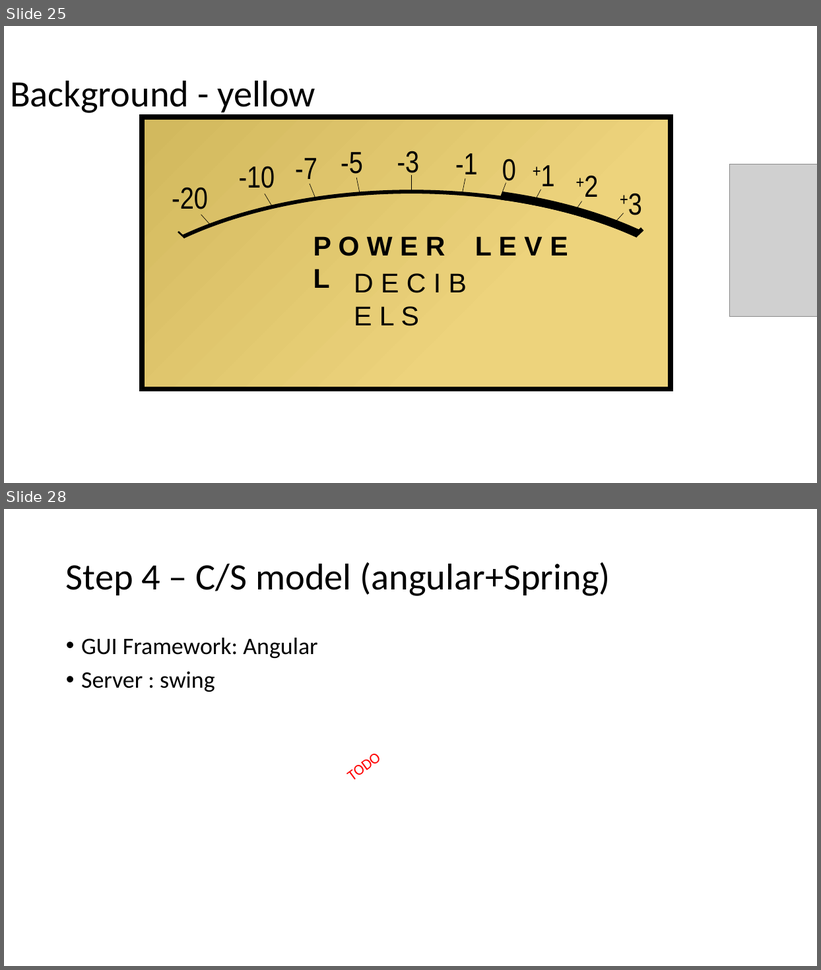
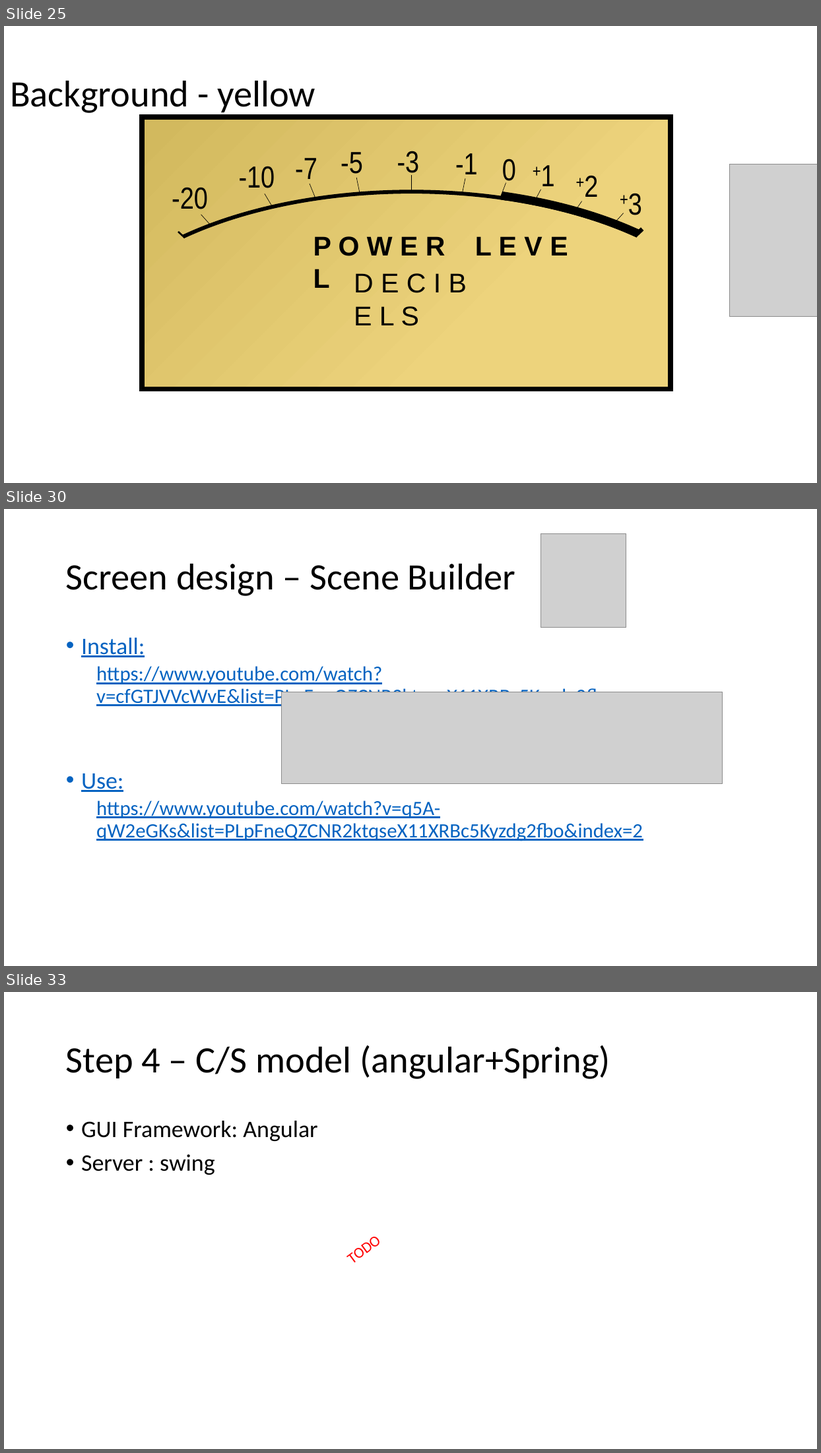
Before and after one commit to devidin/yavumeter, a slide deck: doc/Steps overview.pptx. Shown one above the other, each under a label of ours: slides 25 and 28 before the commit, slides 25, 30 and 33 after it; the slides between them are not shown. The pictures are 821x970 and 821x1453 pixels, drawn with LibreOffice and Linux fonts; fonts in the diff are those of the drawing; grey boxes stand for pictures. Boxes give left, top, right and bottom in pixels: in the first picture for what was removed or moved away, otherwise in the second. Text is boxed around its words. In the diff, an @@ line names an element or a change of style, - is before the commit and + after.

Commit message:
Multithreaded processing (monitoring + screen handling)

```diff
--- a/doc/Steps overview.pptx
+++ b/doc/Steps overview.pptx
@@ slide 30 added at (x1=4, y1=509, x2=817, y2=966), background #FFFFFF @@
@@ picture added at (x1=541, y1=534, x2=626, y2=628) @@
@@ title added at (x1=66, y1=563, x2=516, y2=596), 44 pt, text #000000 @@
+Screen design – Scene Builder
@@ text added at (x1=81, y1=638, x2=643, y2=842), 24 pt, text #0563C1, underline @@
+• Install:
+  https://www.youtube.com/watch?v=cfGTJVVcWvE&list=PLpFneQZCNR2ktqseX11XRBc5Kyzdg2fbo
+• Use:
+  https://www.youtube.com/watch?v=q5A-qW2eGKs&list=PLpFneQZCNR2ktqseX11XRBc5Kyzdg2fbo&index=2
@@ picture added at (x1=282, y1=692, x2=723, y2=784) @@
@@ what was slide 28 is now slide 33 @@
```
Also in this commit, not shown: 5 slides changed, 4 other slides added, 7 other files.
